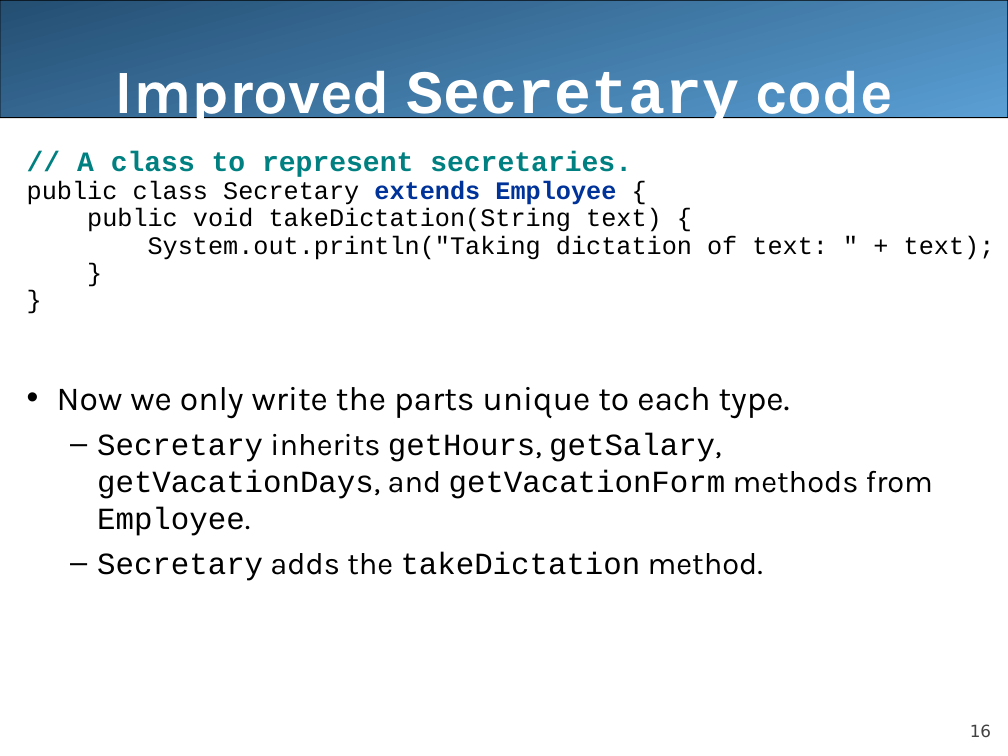
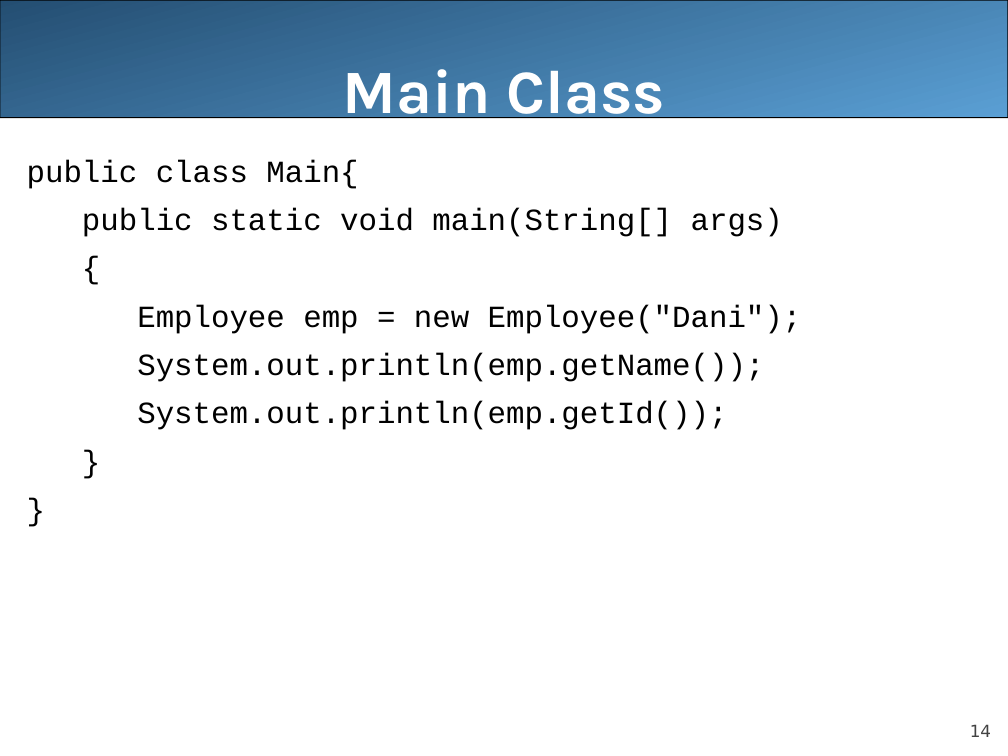
Before and after one commit to LongBaoNguyen/longbaonguyen.github.io, a slide deck: slide 14 of courses/apcsa/lecture21.ppt (slide 16 before the commit). Drawn at 1008x756 pixels with LibreOffice and Linux fonts; fonts in the diff are those of the drawing. Boxes give left, top, right and bottom in pixels: in the first picture for what was removed or moved away, otherwise in the second. Text is boxed around its words. In the diff, an @@ line names an element or a change of style, - is before the commit and + after.

```diff
--- a/courses/apcsa/lecture21.ppt
+++ b/courses/apcsa/lecture21.ppt
@@ title at [342,69,665,128]: text changed @@
-Improved Secretary code
+Main Class
@@ text "public class Main{" at [27,160,802,430]: size 18 to 22 pt in "}", "}"; indent changed; line spacing 0.9 to 1.1; more space between paragraphs @@
@@ text at [27,160,802,430]: text changed; size 18 to 22 pt @@
-// A class to represent secretaries.
-public class Secretary extends Employee {
-public void takeDictation(String text) {
-System.out.println("Taking dictation of text: " + text);
+public class Main{
+public static void main(String[] args)
+{
+Employee emp = new Employee("Dani");
+System.out.println(emp.getName());
+System.out.println(emp.getId());
@@ text at [57,387,933,581]: paragraphs removed @@
-• Now we only write the parts unique to each type.
-  – Secretary inherits getHours, getSalary, getVacationDays, and getVacationForm methods from Employee.
-  – Secretary adds the takeDictation method.
@@ page number at [970,724,991,737]: text changed @@
-16
+14
```
Also in this commit, not shown: 1 other slide changed, 3 slides added, 6 slides removed, 4 other files.
